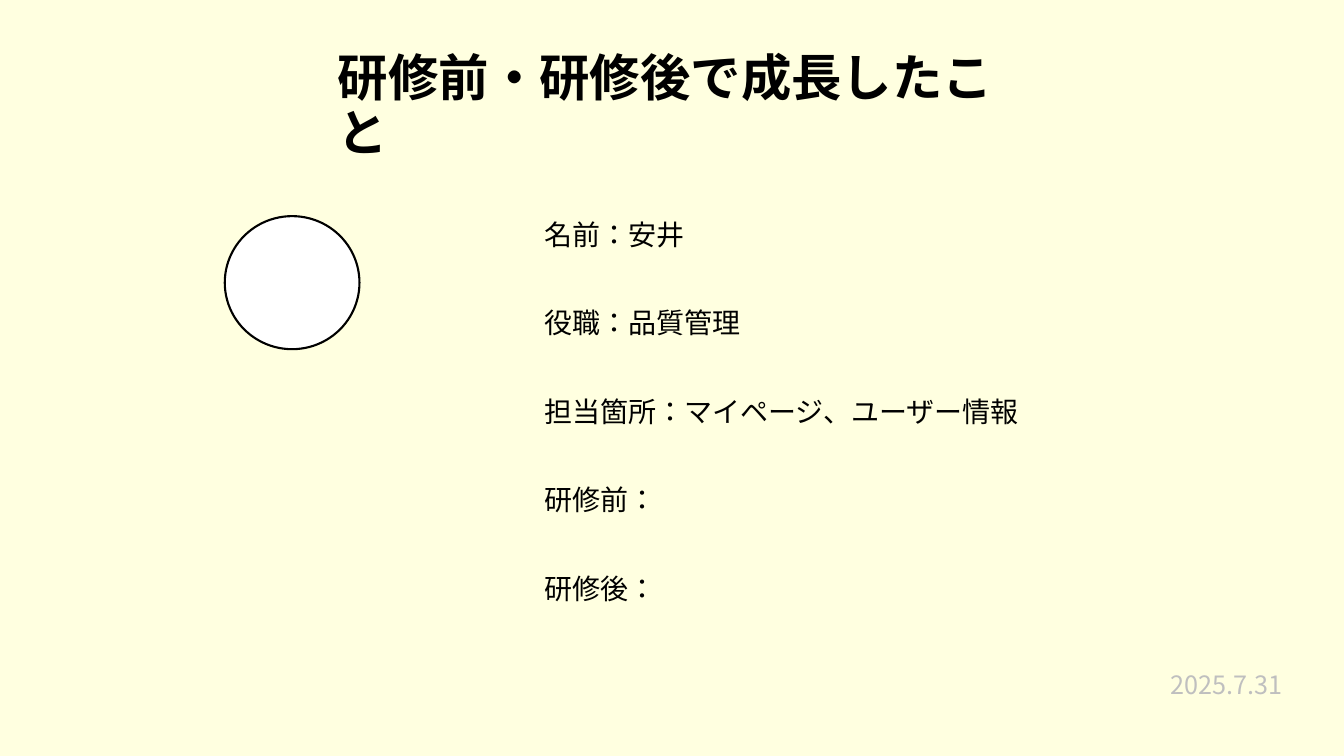
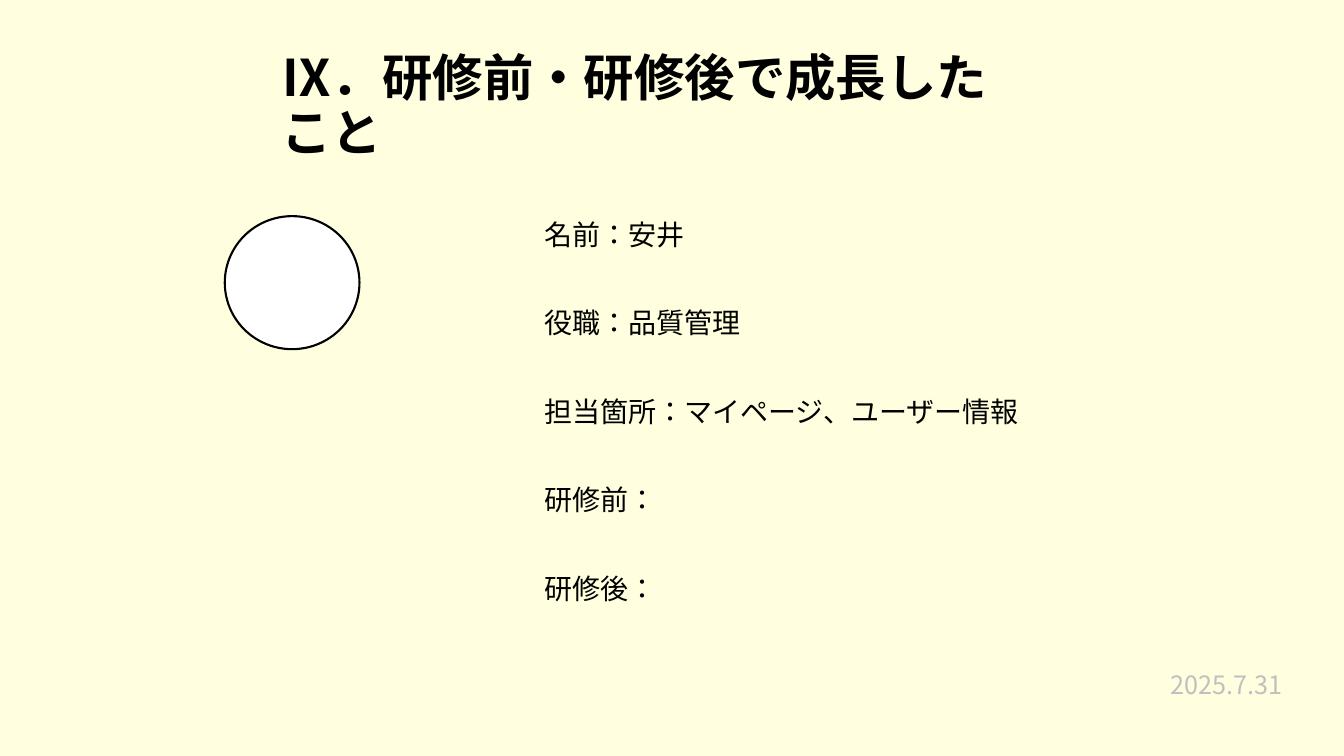
Before and after one commit to plusdojo2025/a2-7, a slide deck: slide 13 of 発表準備/7月成果発表会.pptx. Drawn at 1344x756 pixels with LibreOffice and Linux fonts; fonts in the diff are those of the drawing. Boxes give left, top, right and bottom in pixels: in the first picture for what was removed or moved away, otherwise in the second. Text is boxed around its words. In the diff, an @@ line names an element or a change of style, - is before the commit and + after.

```diff
--- a/発表準備/7月成果発表会.pptx
+++ b/発表準備/7月成果発表会.pptx
@@ title at (281, 53, 987, 154): text changed @@
-研修前・研修後で成長したこと
+Ⅸ．研修前・研修後で成長したこと
```
Also in this commit, not shown: 13 other slides changed, 4 other files.
